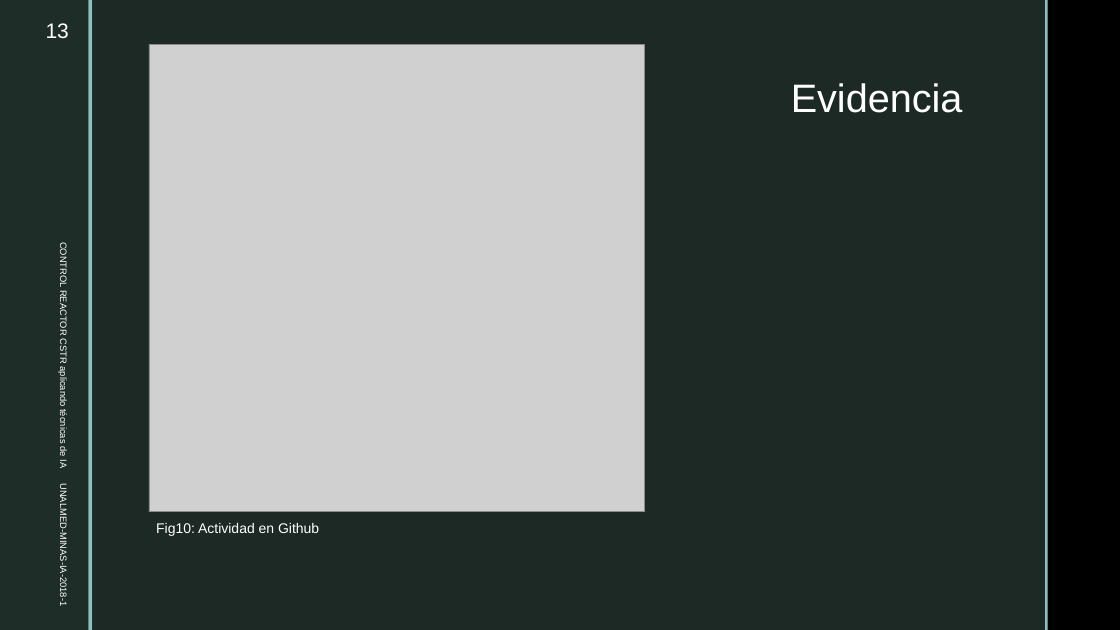
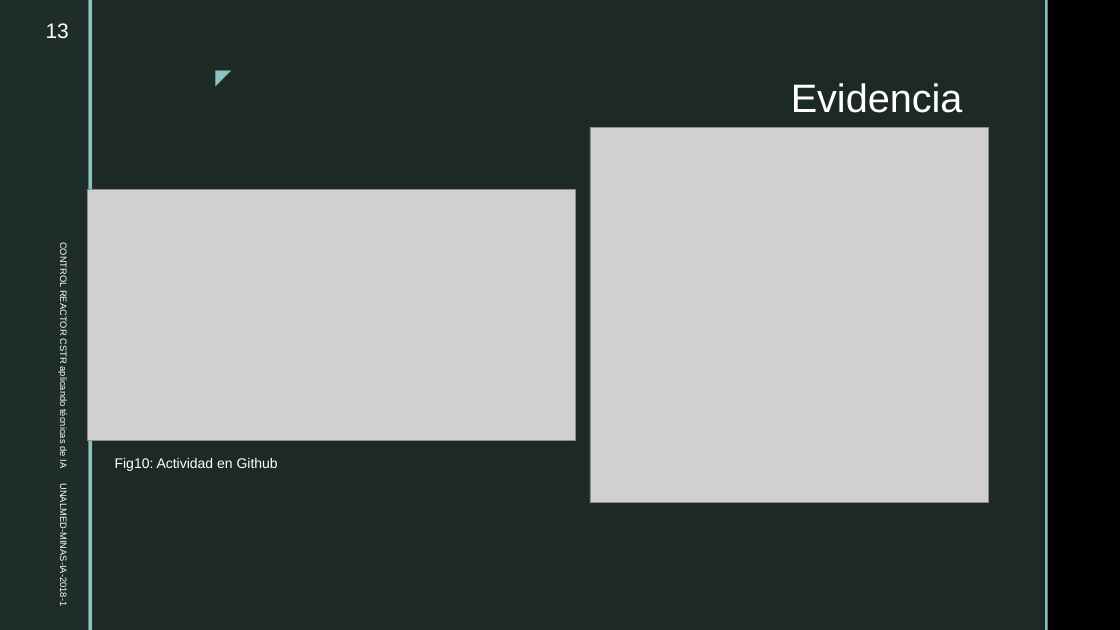
Before and after one commit to santiquiroz/IA-G5, a slide deck: slide 13 of EntregaF.pptx. Drawn at 1120x630 pixels with LibreOffice and Linux fonts; fonts in the diff are those of the drawing; grey boxes stand for pictures; background and template pictures are left out. Boxes give left, top, right and bottom in pixels: in the first picture for what was removed or moved away, otherwise in the second. Text is boxed around its words. In the diff, an @@ line names an element or a change of style, - is before the commit and + after.

```diff
--- a/EntregaF.pptx
+++ b/EntregaF.pptx
@@ text added at [202, 59, 239, 92], 18 pt, text #8EC0C1 @@
+◤
@@ picture: place and size @@
-picture at [149, 45, 644, 512]
+picture at [590, 128, 988, 503]
@@ picture added at [88, 189, 576, 440] @@
@@ text "Fig10: Actividad en Github": place and size @@
-text "Fig10: Actividad en Github" at [156, 523, 319, 536]
+text "Fig10: Actividad en Github" at [115, 458, 278, 471]
```
Also in this commit, not shown: 5 other slides changed, 1 slide added, 3 other files.
